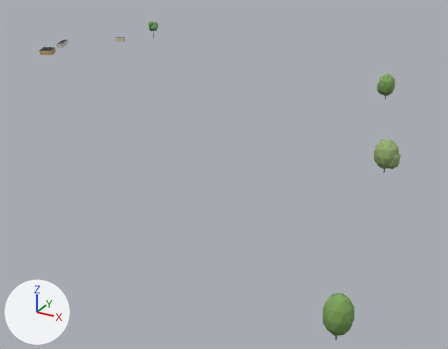
One commit to the glTF model viewer/districts/2050-linkeroever/chunks/c_-4_-5.glb: the scene before it, then after it.
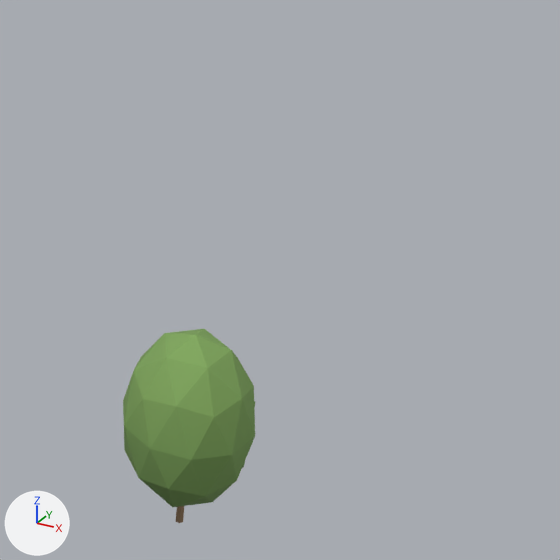
The first picture shows the older version from a 50 mm camera at (-763.0, -1333.0, 74.0) aimed at (-873.0, -1134.0, -25.0). The close-ups show the older and then the newer version on the part from 65% to 96% of the width and 61% to 100% of the height of that picture. Only the edits that show in the close-ups are written down. Lighting does not change. The marker at lower left points along +X, +Y and +Z. Where no turn or scale is listed for an object, it has been applied to the vertices. Vertices at exactly the same position are counted once.

In view in the first close-up: 'tree_round_0.001'.
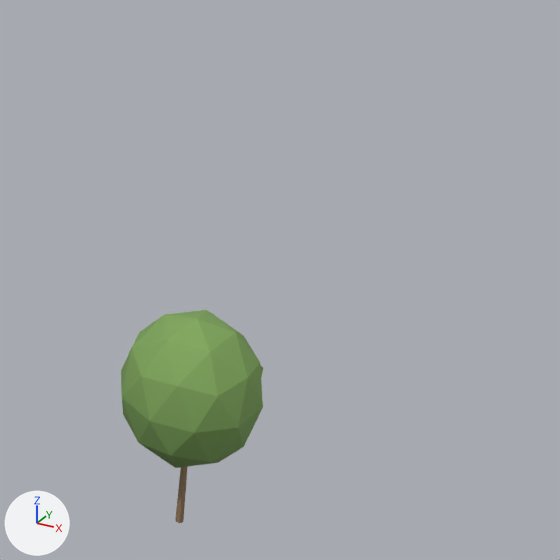
Diff of the bpy script that builds the scene:
```diff
--- a/viewer/districts/2050-linkeroever/chunks/c_-4_-5.glb.py
+++ b/viewer/districts/2050-linkeroever/chunks/c_-4_-5.glb.py
@@ me_tree_round_0 @@
 # used by ob_tree_round_0_001; parent = ob_trees__4__5; location = (190.0, -215.0, 4.97); rotation_euler = (0.0, 0.0, 0.377), in degrees (0, 0, 22); scale = (4.26, 4.26, 4.97)
 # before: 7 (-0.01, 0.03, 0.06), 8 (0.01, 0.02, 0.06), 14 (0.01, -0.02, 0.06), 20 (-0.01, -0.03, 0.06), 27 (-0.04, -0.02, 0.06)
 # before: 29 (-0.04, 0.02, 0.06)
-me_tree_round_0.from_pydata(...)  # 66 vertices, 120 faces; spans x -0.68..0.68, y -0.7..0.7, z -1.0..1.0
+me_tree_round_0.from_pydata(...)  # 66 vertices, 120 faces; spans x -0.67..0.67, y -0.69..0.69, z -1.0..1.0
+# me_tree_round_0 part 1: the loose piece of 42 vertices spanning x -0.68..0.65, y -0.7..0.7, z -0.76..1.0 is scaled about its middle by (0.989, 0.989, 0.767), then moved by (0.0, 0.0, 0.21)
+# me_tree_round_0 part 2
+for i in [7, 8, 14, 20, 27, 29]: me_tree_round_0.vertices[i].co += Vector((0.0, 0.0, -0.35))
+# other edits to the shape of me_tree_round_0 do not show in these pictures
 me_tree_round_0.materials.append(mat_tree_vc)
@@ ob_tree_round_0_001 @@
 ob_tree_round_0_001.parent = ob_trees__4__5
-ob_tree_round_0_001.location = (190.0, -215.0, 4.97)
+ob_tree_round_0_001.location = (190.0, -215.0, 5.373)
 ob_tree_round_0_001.rotation_euler = (0.0, 0.0, 0.377)  # degrees (0, 0, 22)
-ob_tree_round_0_001.scale = (4.26, 4.26, 4.97)
+ob_tree_round_0_001.scale = (4.59, 4.59, 5.37)
```

Pixel boxes [x1, y1, x2, y2] of what changed, in the close-ups (560 x 560 px; the box of a moved part takes in the faces that stretch with it):
'tree_round_0.001', reshaped, moved, rescaled (8% wider, 10% taller)
    before: [123, 329, 255, 523]
    after: [121, 310, 263, 523]
part 1 of me_tree_round_0, moved or reshaped
    before: [123, 329, 255, 507]
    after: [121, 310, 263, 468]
part 2 of me_tree_round_0, moved or reshaped (mostly hidden before)
    before: [176, 506, 184, 523]
    after: [175, 467, 187, 523]
